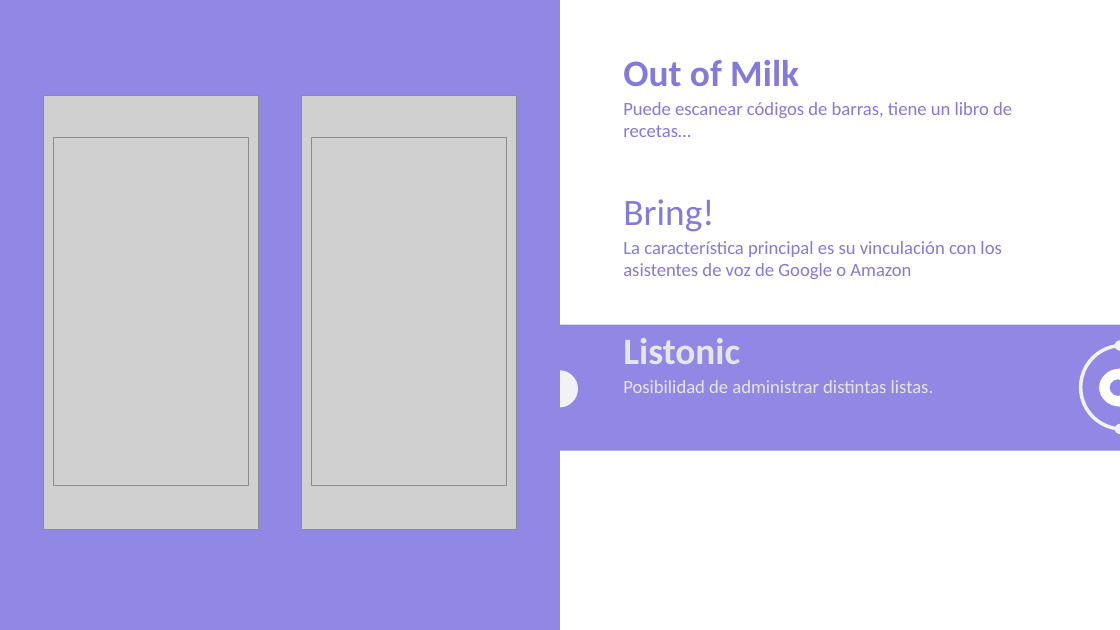
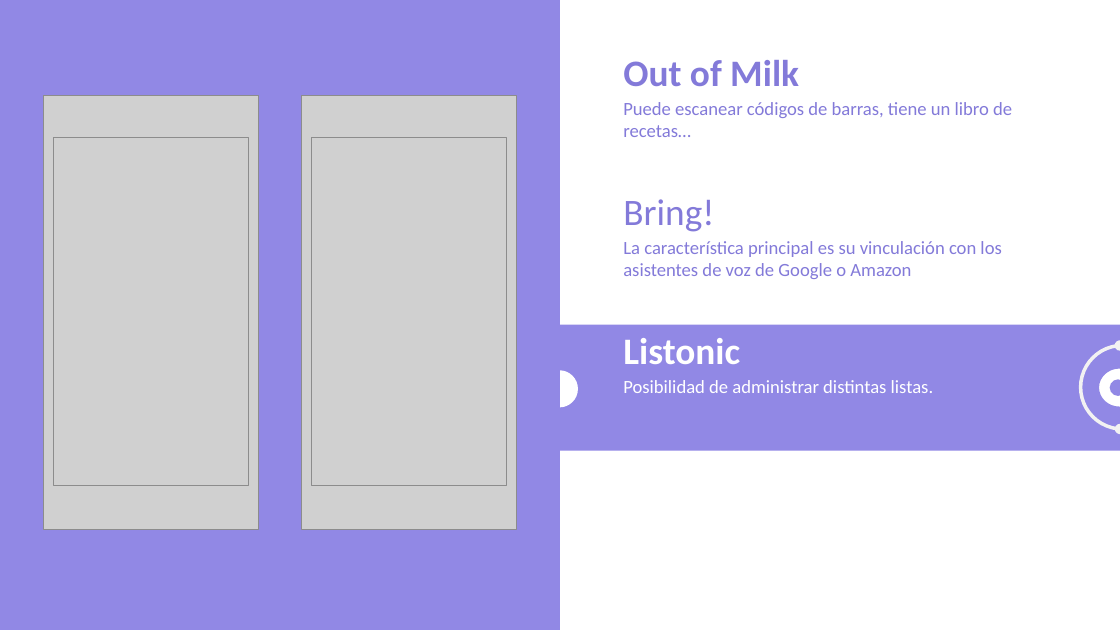
Before and after one commit to AndreaMendez09/TFG_Gestion_Alimentaria_Del_Hogar, a slide deck: slide 9 of Presentacion/Presentación.pptx. Drawn at 1120x630 pixels with LibreOffice and Linux fonts; fonts in the diff are those of the drawing; grey boxes stand for pictures. Boxes give left, top, right and bottom in pixels: in the first picture for what was removed or moved away, otherwise in the second. Text is boxed around its words. In the diff, an @@ line names an element or a change of style, - is before the commit and + after.

```diff
--- a/Presentacion/Presentación.pptx
+++ b/Presentacion/Presentación.pptx
@@ text "Listonic" at [623, 338, 740, 364]: text colour #E7E6E6 to #FFFFFF @@
@@ text "Posibilidad de administrar distintas listas." at [623, 380, 934, 393]: text colour #E7E6E6 to #FFFFFF @@
```
Also in this commit, not shown: 2 other slides changed, 3 other files.
